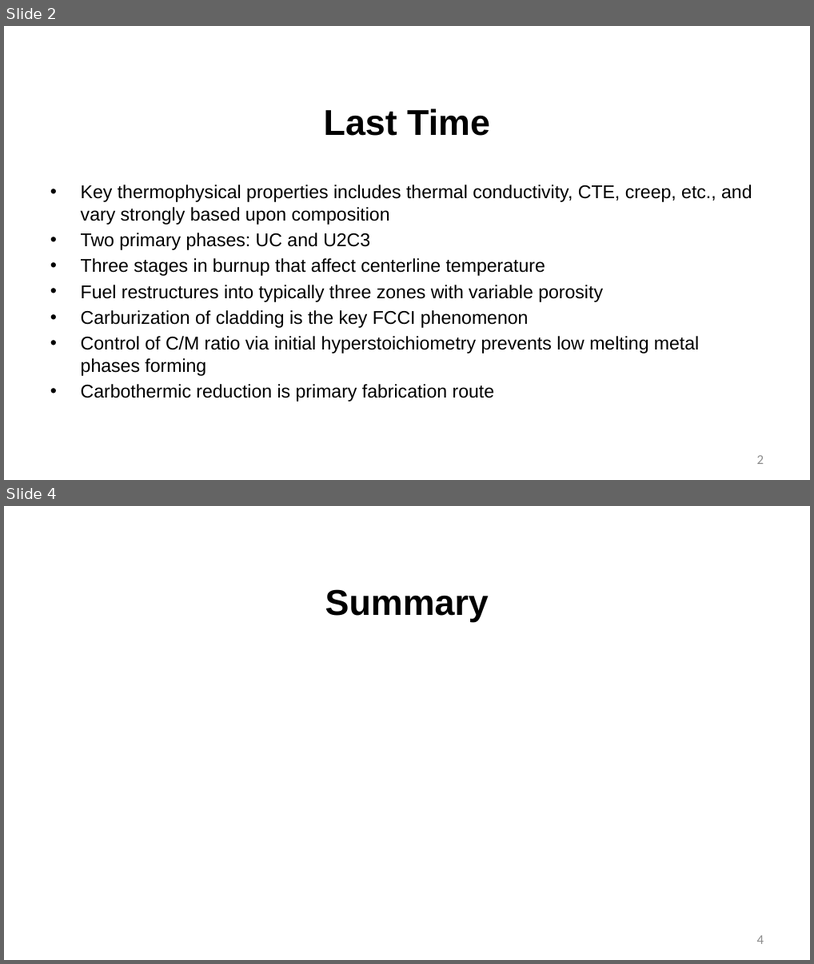
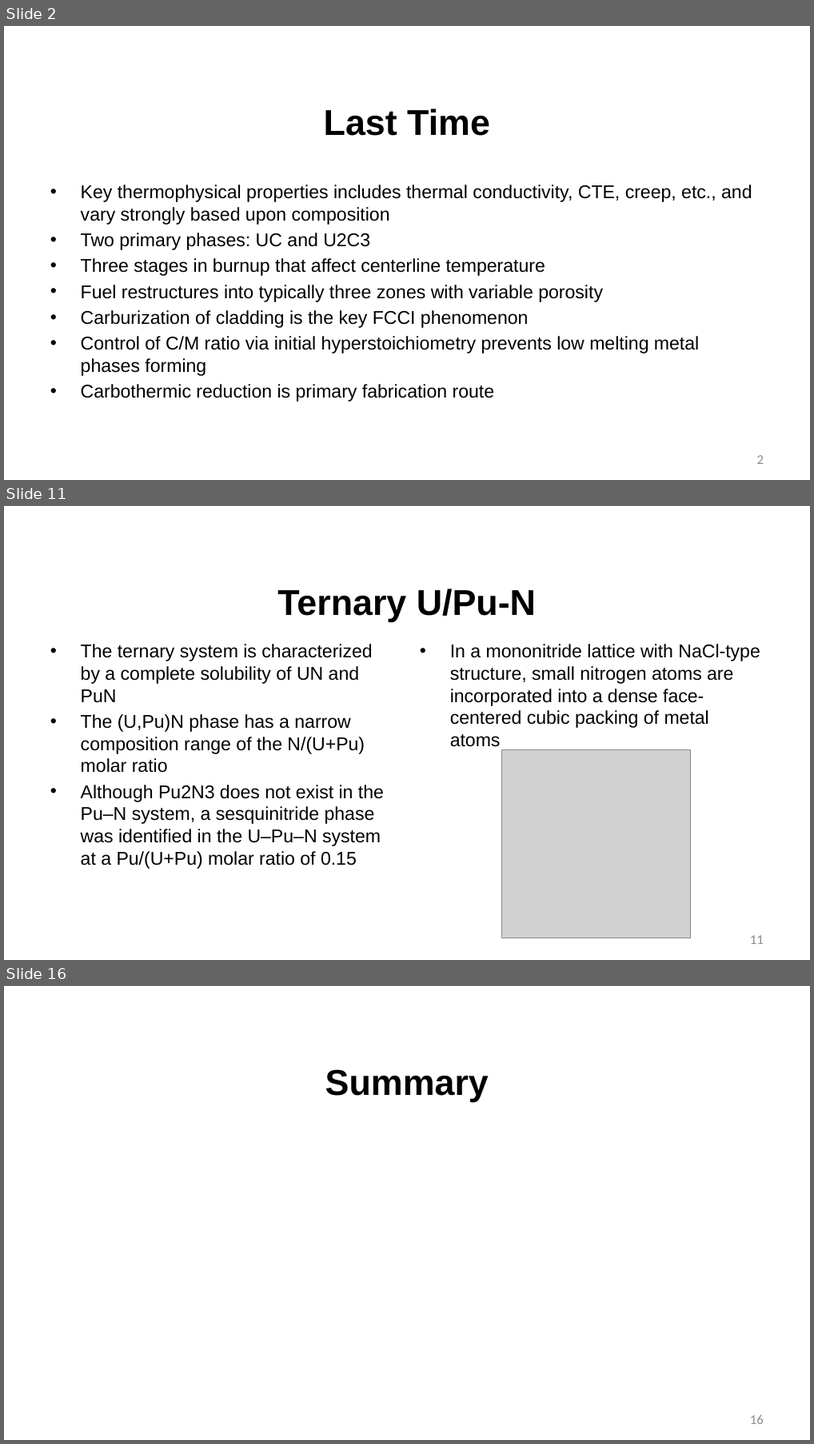
Before and after one commit to benbeeler/TEACHING, a slide deck: Advanced Reactor Materials/Lec16_nitride.pptx. Shown one above the other, each under a label of ours: slides 2 and 4 before the commit, slides 2, 11 and 16 after it; the slides between them are not shown. The pictures are 814x964 and 814x1444 pixels, drawn with LibreOffice and Linux fonts; fonts in the diff are those of the drawing; grey boxes stand for pictures; background and template pictures are left out. Boxes give left, top, right and bottom in pixels: in the first picture for what was removed or moved away, otherwise in the second. Text is boxed around its words. In the diff, an @@ line names an element or a change of style, - is before the commit and + after.

```diff
--- a/Advanced Reactor Materials/Lec16_nitride.pptx
+++ b/Advanced Reactor Materials/Lec16_nitride.pptx
@@ slide 11 added at (4, 506, 810, 960), background #FFFFFF @@
@@ title added at (278, 588, 536, 622), 42.7 pt, text #000000, bold @@
+Ternary U/Pu-N
@@ text added at (81, 644, 384, 868), 22 pt, text #000000 @@
+• The ternary system is characterized by a complete solubility of UN and PuN
+• The (U,Pu)N phase has a narrow composition range of the N/(U+Pu) molar ratio
+• Although Pu2N3 does not exist in the Pu–N system, a sesquinitride phase was identified in the U–Pu–N system at a Pu/(U+Pu) molar ratio of 0.15
@@ text added at (450, 644, 761, 747), 22 pt, text #000000 @@
+• In a mononitride lattice with NaCl-type structure, small nitrogen atoms are incorporated into a dense face-centered cubic packing of metal atoms
@@ picture added at (502, 750, 690, 937) @@
@@ page number added at (750, 935, 764, 944), 16 pt, text #8C8C8C @@
+11
@@ what was slide 4 is now slide 16 @@
@@ page number at (750, 1415, 764, 1424): text changed @@
-4
+16
```
Also in this commit, not shown: 1 slide changed, 11 other slides added, 10 other files.
